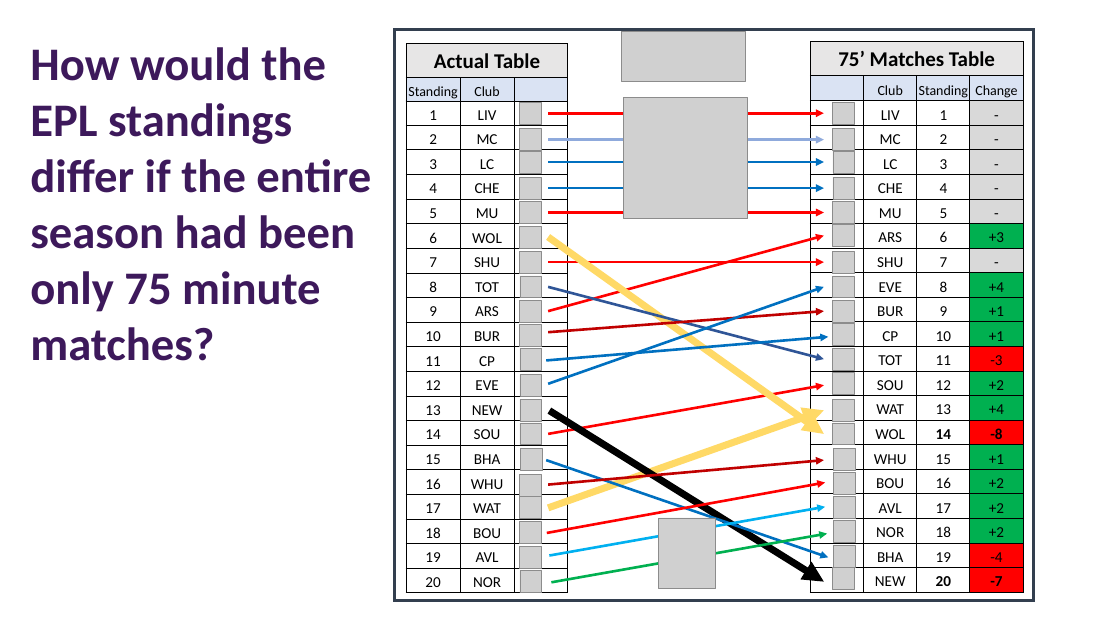
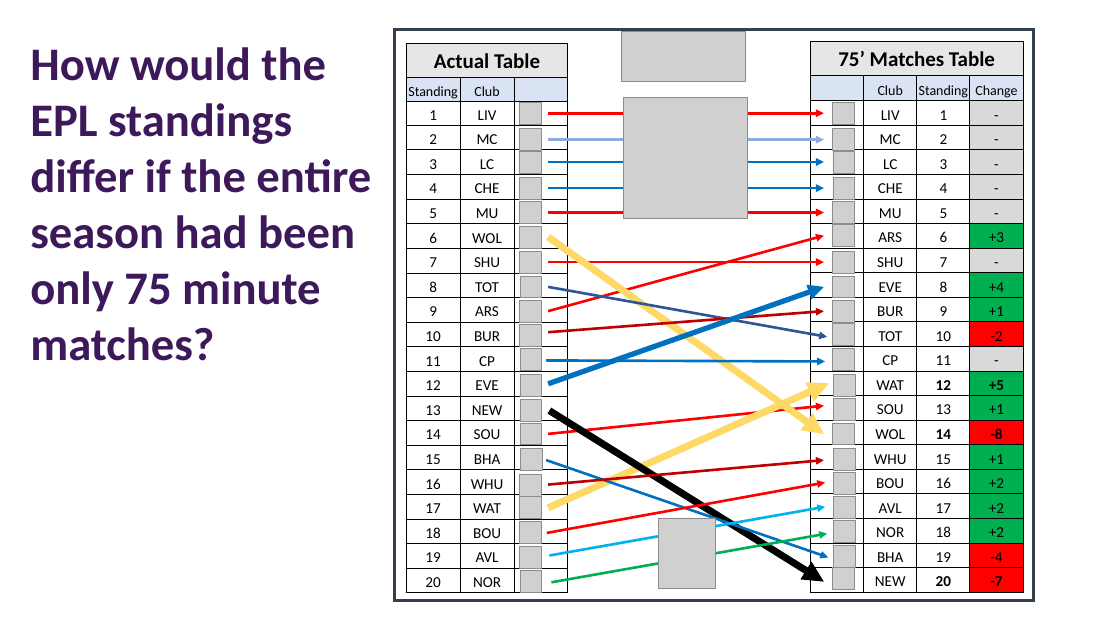
Before and after one commit to joshdmark/EPL-Shortened-Matches, a slide deck: slide 1 of EPL.pptx. Drawn at 1120x630 pixels with LibreOffice and Linux fonts; fonts in the diff are those of the drawing; grey boxes stand for pictures. Boxes give left, top, right and bottom in pixels: in the first picture for what was removed or moved away, otherwise in the second. Text is boxed around its words. In the diff, an @@ line names an element or a change of style, - is before the commit and + after.

```diff
--- a/EPL.pptx
+++ b/EPL.pptx
@@ table at (811,101,1023,592) @@
-row 10, column 2: CP
+row 10, column 2: TOT
-row 10, column 4: +1
+row 10, column 4: -2
-row 11, column 2: TOT
+row 11, column 2: CP
-row 11, column 4: -3
+row 11, column 4: -
-row 12, column 2: SOU
+row 12, column 2: WAT
-row 12, column 4: +2
+row 12, column 4: +5
-row 13, column 2: WAT
+row 13, column 2: SOU
-row 13, column 4: +4
+row 13, column 4: +1
@@ fill #00B050 to #FF0000 in row 10, column 4 @@
@@ fill #FF0000 to #D9D9D9 in row 11, column 4 @@
@@ bold on in "12" @@
@@ arrow moved from (549, 287) - (824, 360) to (549, 287) - (828, 337) @@
@@ arrow (549, 384) - (824, 287): stroke #0070C0 2.25 pt to #0070C0 4.5 pt @@
@@ arrow moved from (546, 360) - (828, 337) to (546, 360) - (825, 361) @@
@@ arrow moved from (549, 508) - (824, 411) to (549, 508) - (829, 383) @@
@@ picture: place and size @@
-picture at (833,399,854,421)
+picture at (833,374,855,396)
@@ arrow moved from (549, 434) - (824, 386) to (549, 434) - (824, 406) @@
@@ picture: place and size @@
-picture at (833,373,854,395)
+picture at (833,398,855,420)
```
Also in this commit, not shown: 1 other slide changed, 1 other file.
